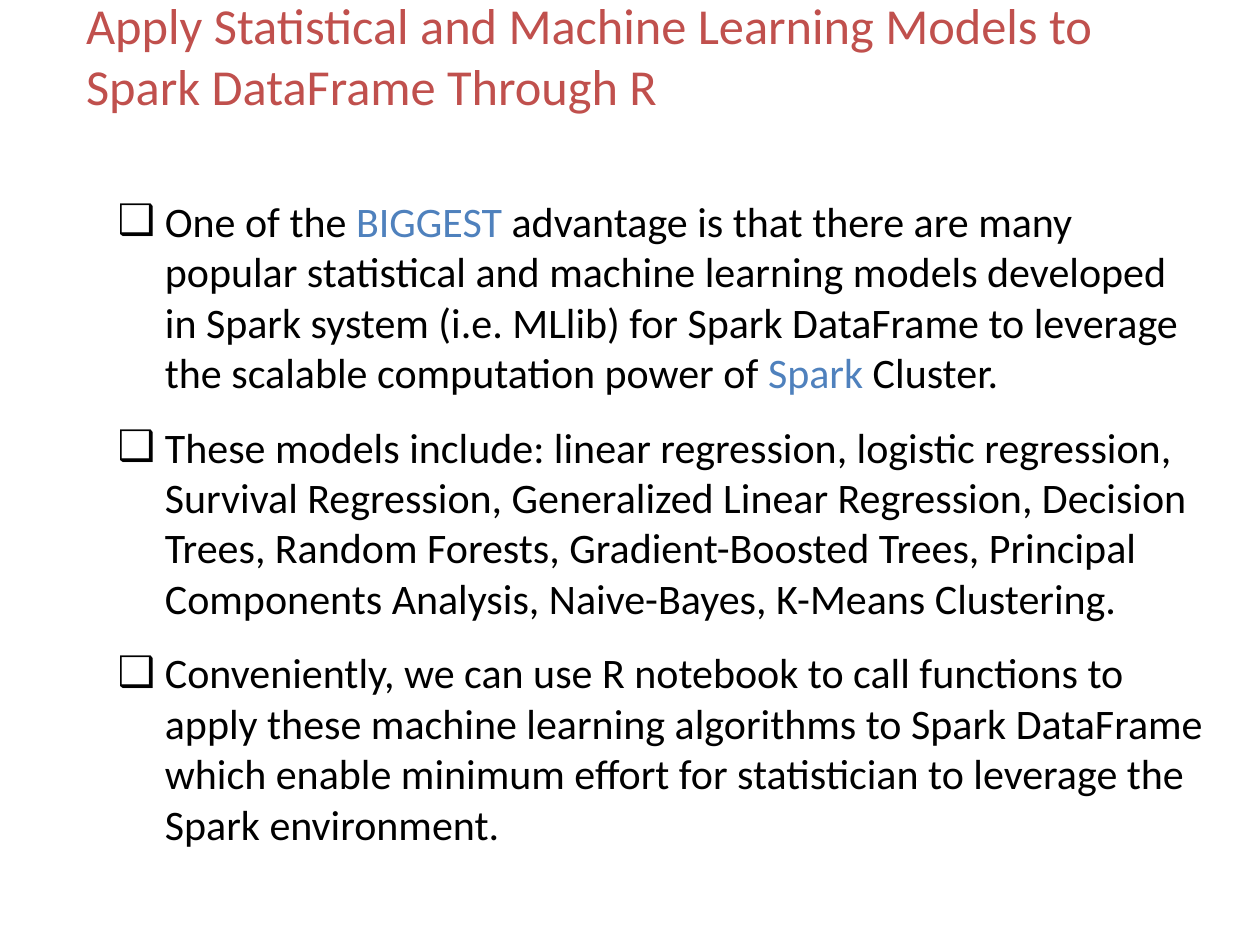
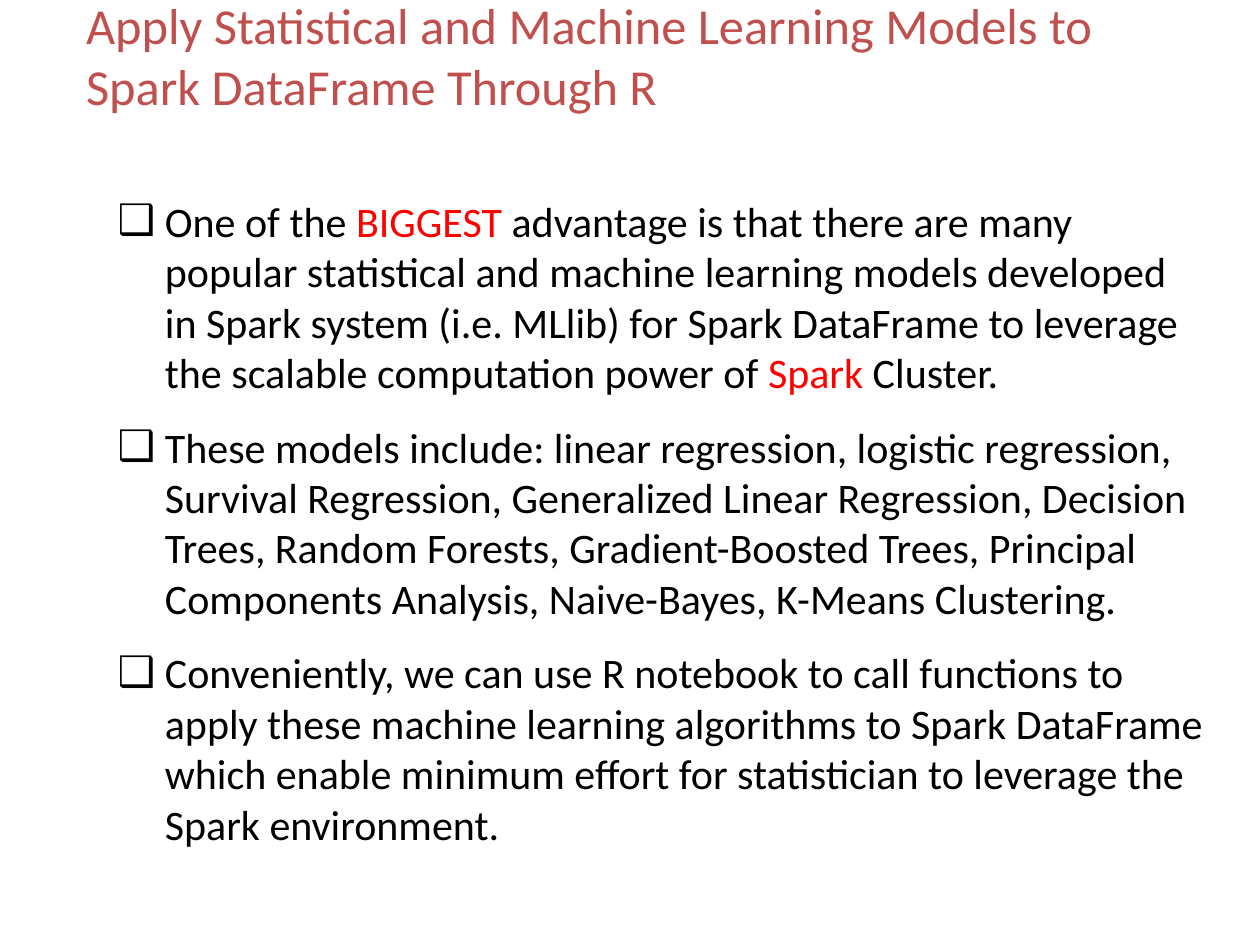
Before and after one commit to happyrabbit/Talks, a slide deck: slide 13 of 2018_06_ShortCourse/05BigDataCloudPlatform/C-BigDataCloudPlatform.pptx. Drawn at 1260x945 pixels with LibreOffice and Linux fonts; fonts in the diff are those of the drawing; background and template pictures are left out. Boxes give left, top, right and bottom in pixels: in the first picture for what was removed or moved away, otherwise in the second. Text is boxed around its words. In the diff, an @@ line names an element or a change of style, - is before the commit and + after.

```diff
--- a/2018_06_ShortCourse/05BigDataCloudPlatform/C-BigDataCloudPlatform.pptx
+++ b/2018_06_ShortCourse/05BigDataCloudPlatform/C-BigDataCloudPlatform.pptx
@@ text at box(165, 207, 1178, 395): text colour #4F81BD to #FF0000 in "BIGGEST Spark" @@
```
Also in this commit, not shown: 1 other slide changed, 3 other files.
